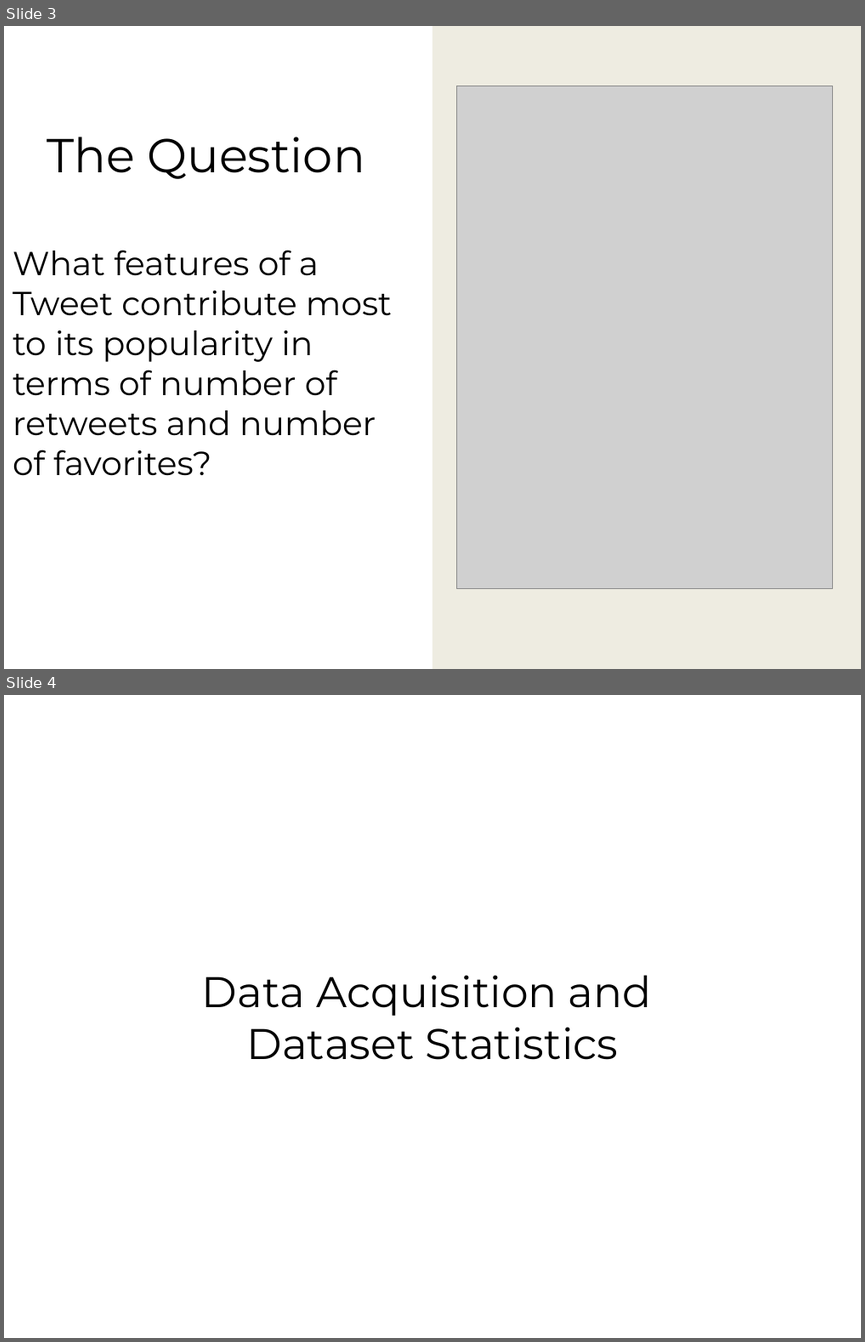
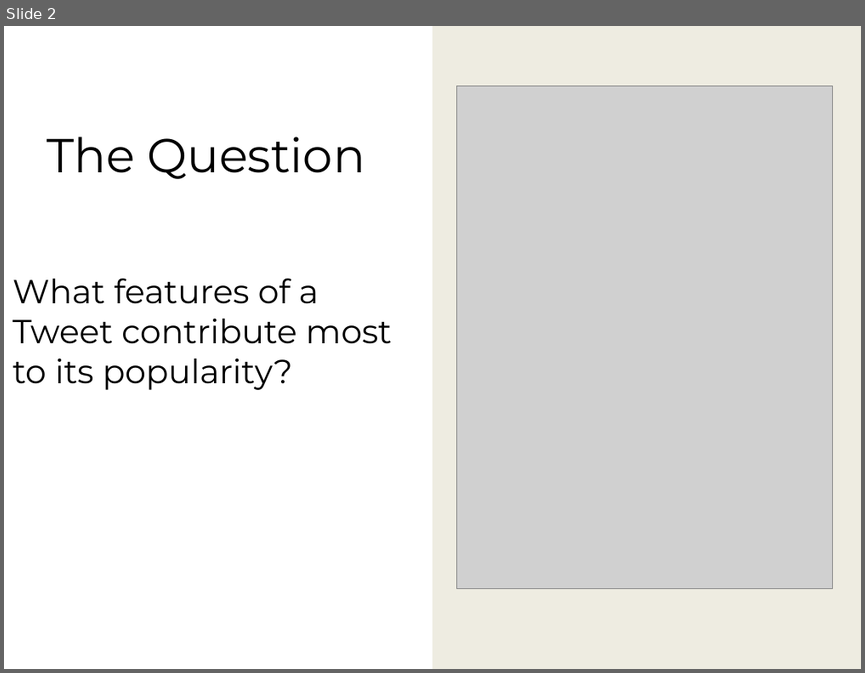
Before and after one commit to fhh23/Determining-Tweet-Popularity-via-Prediction-Methods, a slide deck: CSE881_Hormasji_Reiff_FinalProjectPresentation.pptx. Shown one above the other, each under a label of ours: slides 3 and 4 before the commit, slide 2 after it. The pictures are 865x1342 and 865x673 pixels, drawn with LibreOffice and Linux fonts; fonts in the diff are those of the drawing; grey boxes stand for pictures; background and template pictures are left out. Boxes give left, top, right and bottom in pixels: in the first picture for what was removed or moved away, otherwise in the second. Text is boxed around its words. In the diff, an @@ line names an element or a change of style, - is before the commit and + after.

```diff
--- a/CSE881_Hormasji_Reiff_FinalProjectPresentation.pptx
+++ b/CSE881_Hormasji_Reiff_FinalProjectPresentation.pptx
@@ slide 4 removed at (x1=4, y1=695, x2=861, y2=1338), background #FFFFFF @@
@@ title removed at (x1=202, y1=975, x2=652, y2=1060) @@
-Data Acquisition and
-Dataset Statistics
@@ what was slide 3 is now slide 2 @@
@@ slide 2 changed as well @@
@@ subtitle at (x1=12, y1=278, x2=392, y2=390): text changed @@
-What features of a Tweet contribute most to its popularity in terms of number of retweets and number of favorites?
+What features of a Tweet contribute most to its popularity?
```
Also in this commit, not shown: 4 other slides changed, 1 slide added, 7 other slides removed.
